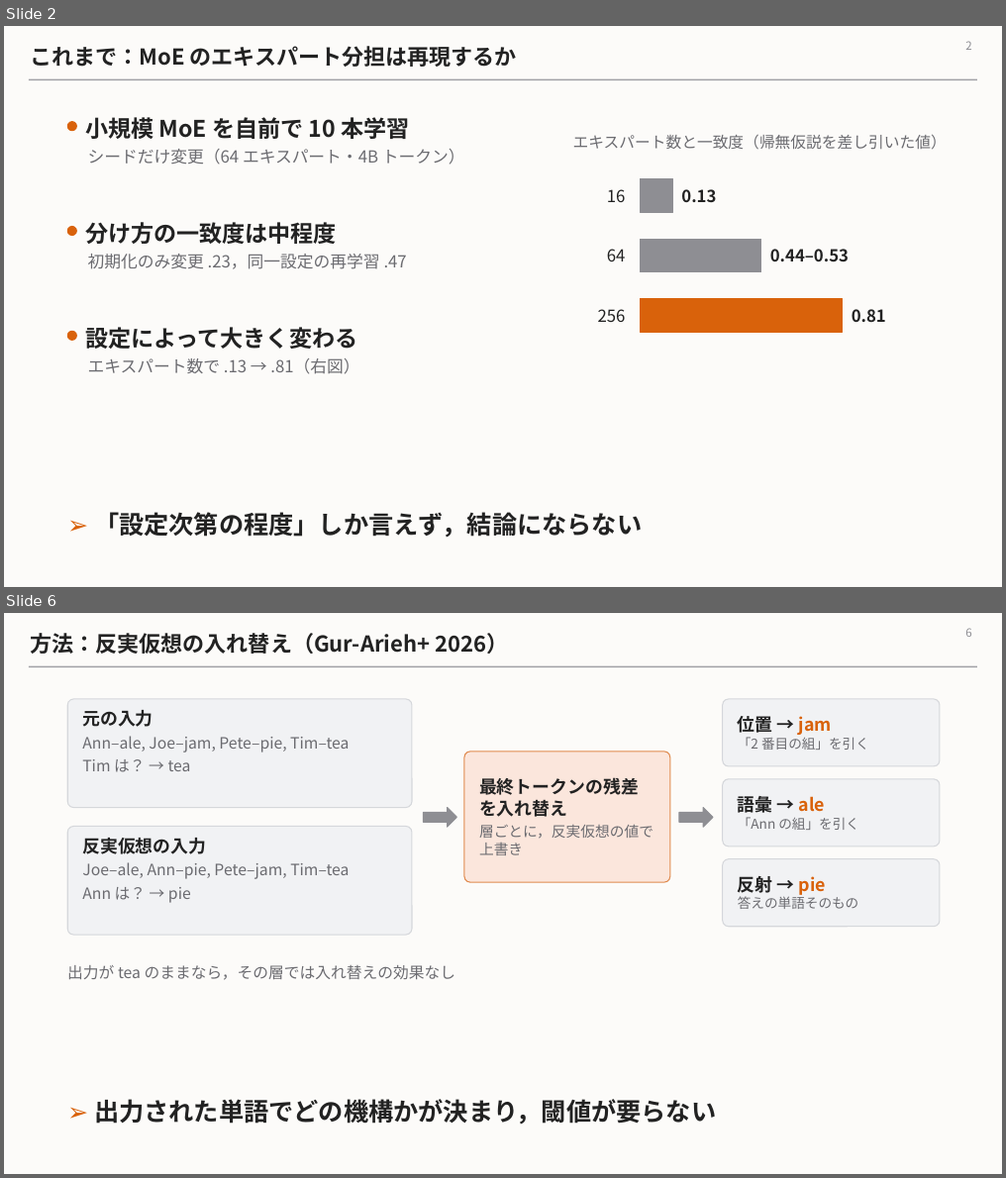
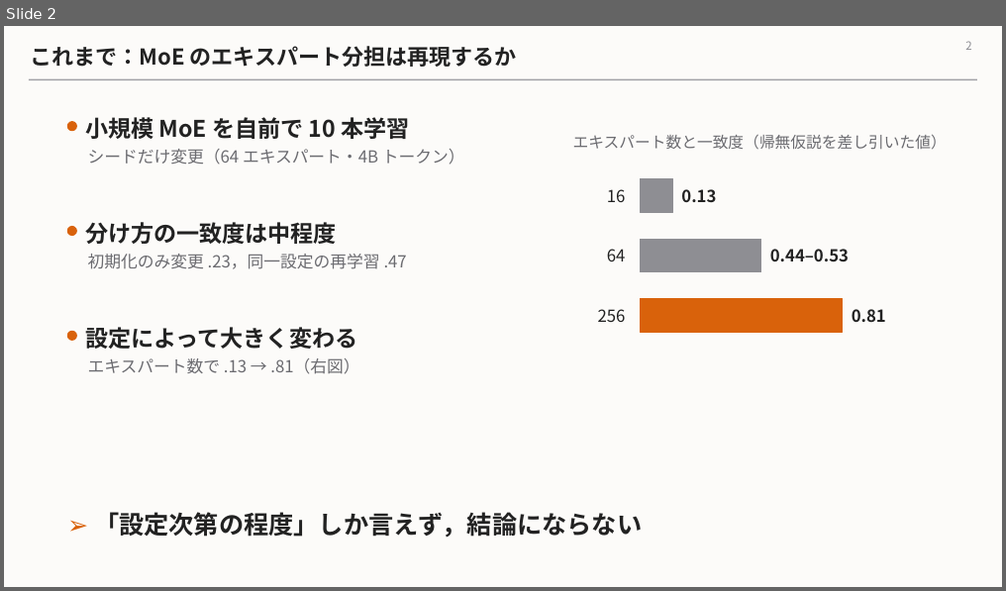
Before and after one commit to Nhckdvrl/ssn-group-papaer, a slide deck: workbench/mechanism-population-dynamics/zemi_2026-11.pptx. Shown one above the other, each under a label of ours: slides 2 and 6 before the commit, slide 2 after it; the slides between them are not shown. The pictures are 1006x1178 and 1006x591 pixels, drawn with LibreOffice and Linux fonts; fonts in the diff are those of the drawing. Boxes give left, top, right and bottom in pixels: in the first picture for what was removed or moved away, otherwise in the second. Text is boxed around its words. In the diff, an @@ line names an element or a change of style, - is before the commit and + after.

```diff
--- a/workbench/mechanism-population-dynamics/zemi_2026-11.pptx
+++ b/workbench/mechanism-population-dynamics/zemi_2026-11.pptx
@@ slide 6 removed at box(4, 613, 1002, 1174), background #FCFBF9; not listed: 1 template element that a slide beside it also shows @@
@@ title removed at box(30, 633, 508, 654) @@
-方法：反実仮想の入れ替え（Gur-Arieh+ 2026）
@@ page number removed at box(965, 628, 971, 637) @@
-6
@@ rounded rectangle removed at box(67, 699, 412, 808) @@
@@ rounded rectangle removed at box(723, 699, 940, 766) @@
@@ text removed at box(82, 710, 349, 772) @@
-元の入力
-Ann–ale, Joe–jam, Pete–pie, Tim–tea
-Tim は？ → tea
@@ text removed at box(738, 716, 869, 750) @@
-位置 → jam
-「2 番目の組」を引く
@@ rounded rectangle removed at box(464, 752, 670, 882) @@
@@ text removed at box(479, 777, 653, 856) @@
-最終トークンの残差を入れ替え
-層ごとに，反実仮想の値で上書き
@@ rounded rectangle removed at box(723, 779, 940, 847) @@
@@ right arrow removed at box(423, 808, 456, 827) @@
@@ right arrow removed at box(679, 808, 713, 827) @@
@@ text removed at box(738, 793, 859, 830) @@
-語彙 → ale
-「Ann の組」を引く
@@ rounded rectangle removed at box(67, 827, 412, 935) @@
@@ text removed at box(82, 838, 349, 903) @@
-反実仮想の入力
-Joe–ale, Ann–pie, Pete–jam, Tim–tea
-Ann は？ → pie
@@ rounded rectangle removed at box(723, 860, 940, 927) @@
@@ text removed at box(738, 876, 859, 909) @@
-反射 → pie
-答えの単語そのもの
@@ text removed at box(67, 965, 455, 980) @@
-出力が tea のままなら，その層では入れ替えの効果なし
@@ text removed at box(94, 1099, 716, 1125) @@
-➢ 出力された単語でどの機構かが決まり，閾値が要らない
```
Also in this commit, not shown: 1 slide changed, 7 slides added, 5 other slides removed.
